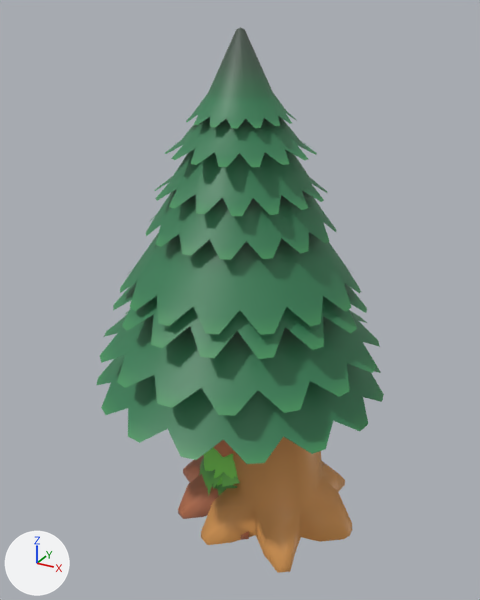
One commit to the Blender file ~blendFiles/trees.blend: the scene before it, then after it.
Both versions are drawn from a 50 mm camera at (2.54, -5.96, 5.21) aimed at (-0.49, -0.45, 2.46). The lights are fixed; the arrows at lower left show +X, +Y and +Z. The same objects are shown in both versions, whatever each file hides.

In view in the first picture: 'Cylinder', 'cedarTrunk', 'hardwoodTrunk'.
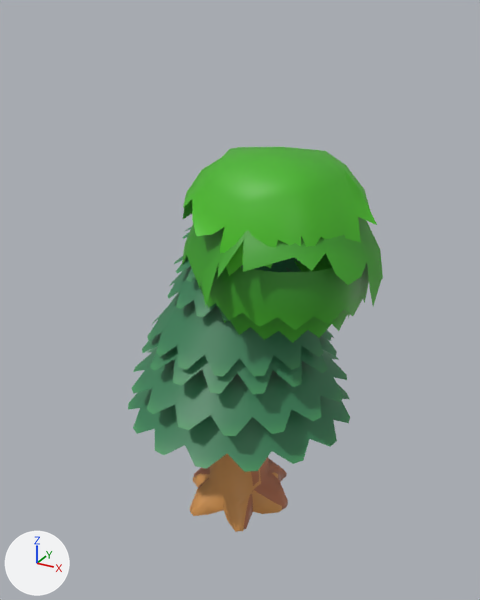
Boxes (x1, y1, x2, y2) around the edits, measured in the pictures (480 x 600 px):
'cedarTrunk', moved, rescaled: before (96, 27, 384, 540); after (128, 227, 350, 529)
'Cylinder', reshaped, moved, rescaled: before (199, 447, 240, 496); after (181, 147, 383, 343)
'hardwoodTrunk', moved, rescaled: before (201, 436, 352, 573); after (190, 454, 282, 532)

What changed in the scene script:
```text
Add me_cylinder_005:
    me_cylinder_005.from_pydata(...)  # 275 vertices, 220 faces; spans x -0.469..0.463, y -0.499..0.504, z 0.073..0.846
    me_cylinder_005.polygons.foreach_set('use_smooth', [True] * 220)
    me_cylinder_005.materials.append(mat_material_002)  # picture img_bush2_png
Change ob_hardwoodtrunk:
    ob_hardwoodtrunk.location: (0.0, 0.0, 0.0) -> (-0.5, -0.18, 0.0)
    ob_hardwoodtrunk.scale: (1.0, 1.0, 1.0) -> (0.649, 0.649, 0.649)
Change ob_cedartrunk:
    ob_cedartrunk.location: (-0.5, 0.0, 0.0) -> (-0.5, -0.1, 0.0)
    ob_cedartrunk.scale: (0.849, 0.849, 0.849) -> (0.673, 0.673, 0.673)
Change ob_cylinder:
    ob_cylinder: bpy.data.objects.new('Cylinder', me_cylinder) -> bpy.data.objects.new('Cylinder', me_cylinder_005)
    ob_cylinder.location: (-0.5, -0.5, 0.0) -> (-0.04, -0.5, 2.28)
    ob_cylinder.scale: (1.0, 1.0, 1.0) -> (2.13, 2.13, 2.13)
```
